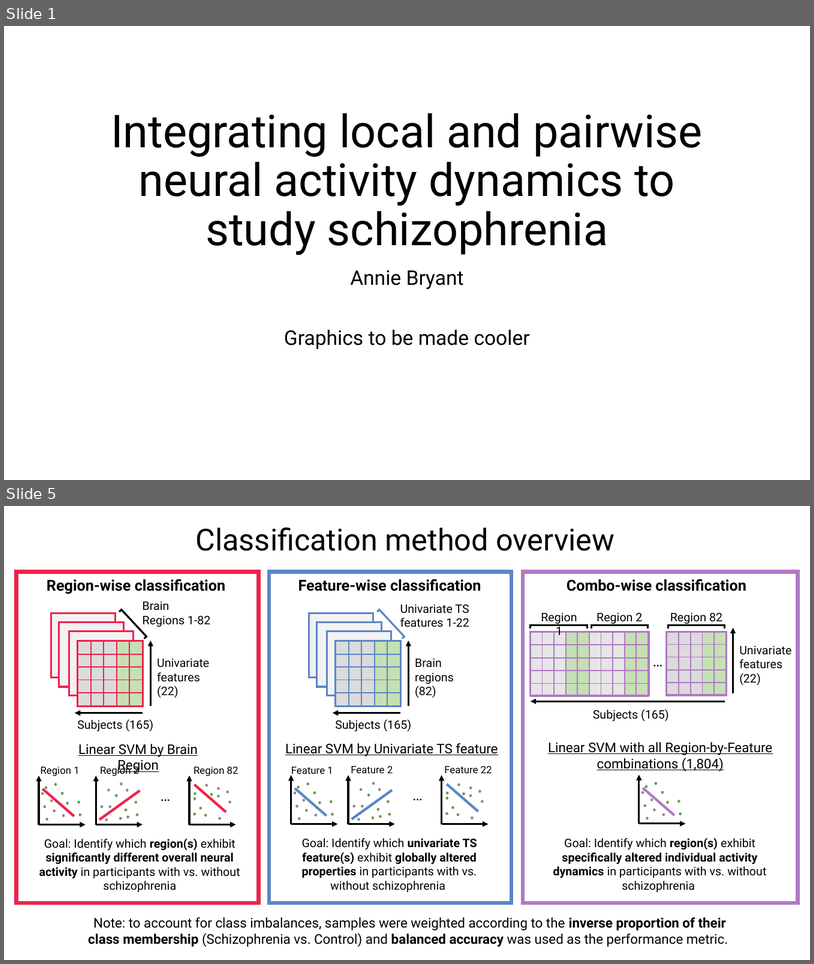
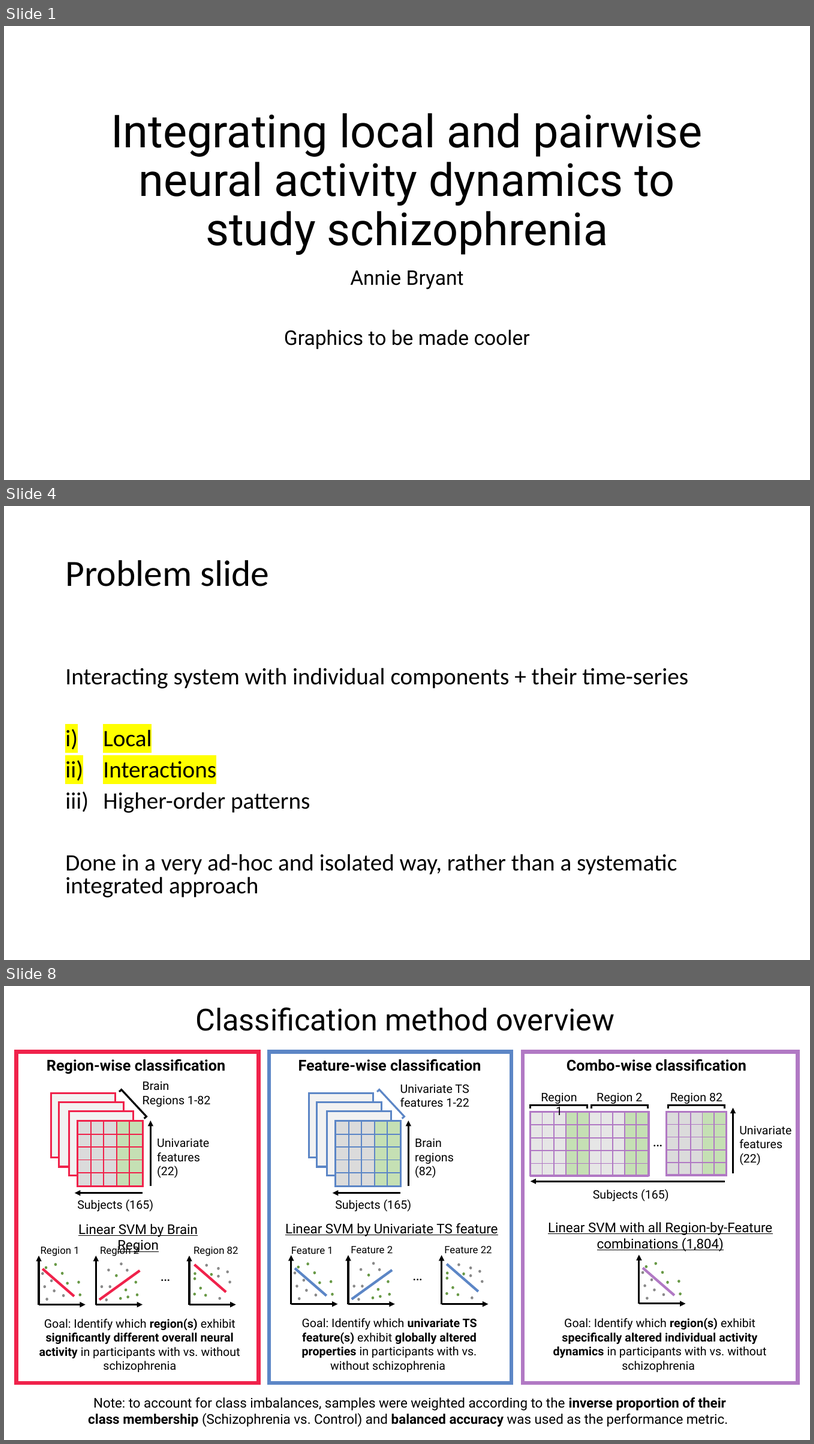
Before and after one commit to anniegbryant/CNS_2022, a slide deck: schizophrenia_classification_workshop/Workshop_Talk.pptx. Shown one above the other, each under a label of ours: slides 1 and 5 before the commit, slides 1, 4 and 8 after it; the slides between them are not shown. The pictures are 814x964 and 814x1444 pixels, drawn with LibreOffice and Linux fonts; fonts in the diff are those of the drawing. Boxes give left, top, right and bottom in pixels: in the first picture for what was removed or moved away, otherwise in the second. Text is boxed around its words. In the diff, an @@ line names an element or a change of style, - is before the commit and + after.

```diff
--- a/schizophrenia_classification_workshop/Workshop_Talk.pptx
+++ b/schizophrenia_classification_workshop/Workshop_Talk.pptx
@@ slide 4 added at (x1=4, y1=506, x2=810, y2=960), background #FFFFFF @@
@@ title added at (x1=65, y1=560, x2=269, y2=586), 44 pt, text #000000 @@
+Problem slide
@@ text added at (x1=65, y1=667, x2=689, y2=897), 28 pt, text #000000 @@
+Interacting system with individual components + their time-series
+i) Local
+ii) Interactions
+iii) Higher-order patterns
+Done in a very ad-hoc and isolated way, rather than a systematic integrated approach
@@ what was slide 5 is now slide 8 @@
```
Also in this commit, not shown: 5 slides changed, 11 other slides added, 4 slides removed, 3 other files.
